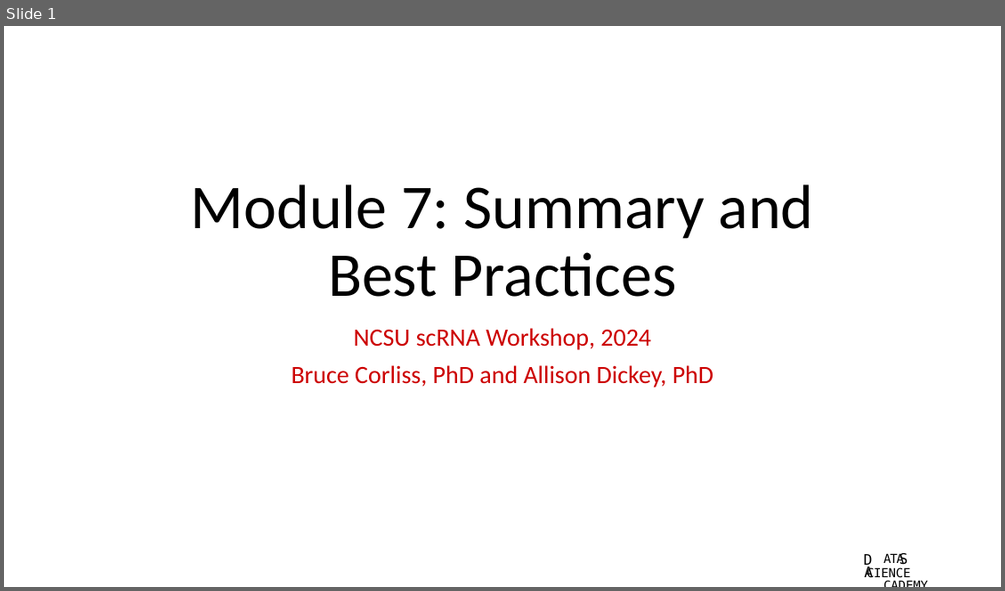
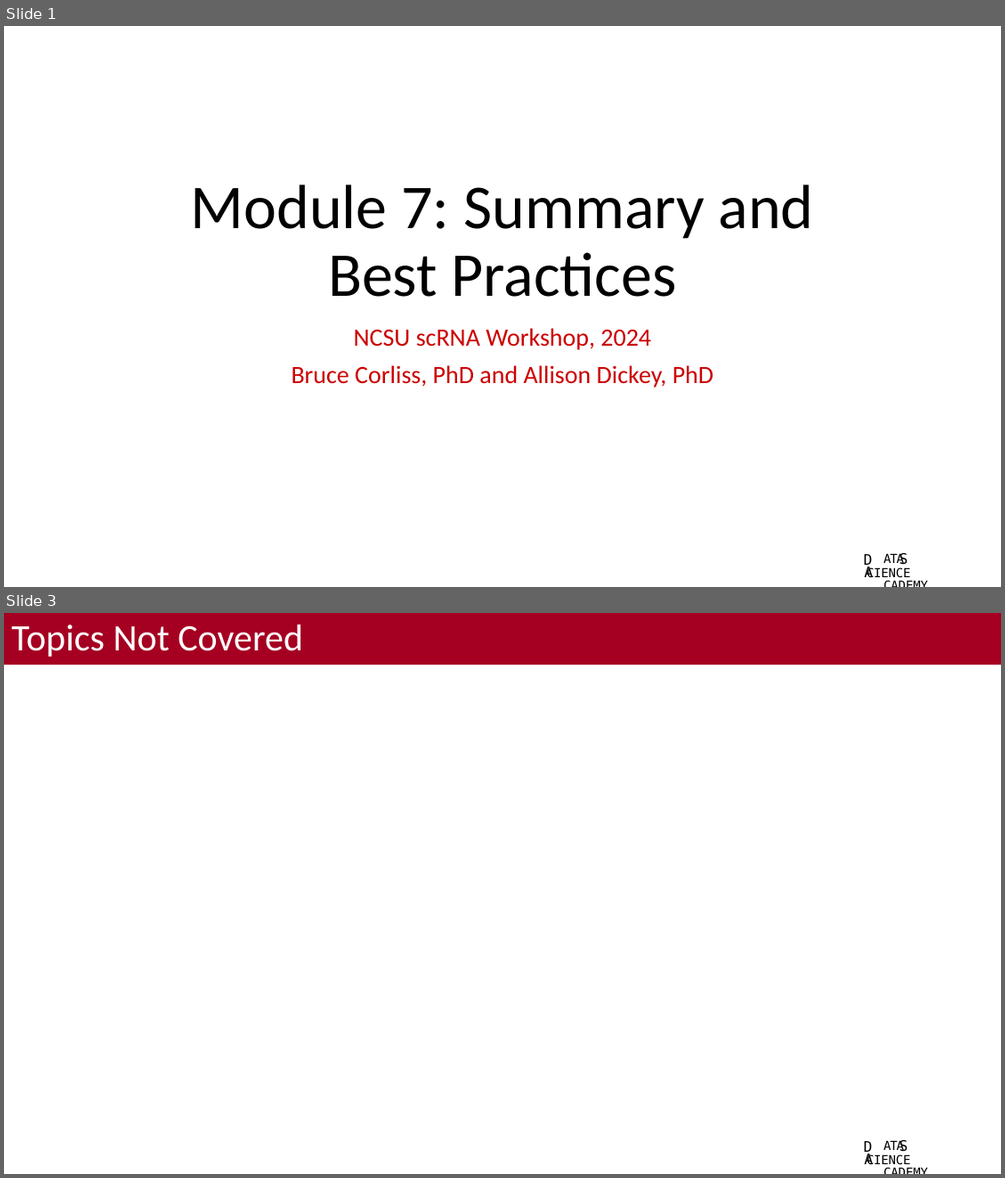
Before and after one commit to bacorli2/scrna_workshop, a slide deck: M7_Summary/M7_Best_Practices.pptx. Shown one above the other, each under a label of ours: slide 1 before the commit, slides 1 and 3 after it; the slides between them are not shown. The pictures are 1005x591 and 1005x1178 pixels, drawn with LibreOffice and Linux fonts; fonts in the diff are those of the drawing; background and template pictures are left out. Boxes give left, top, right and bottom in pixels: in the first picture for what was removed or moved away, otherwise in the second. Text is boxed around its words. In the diff, an @@ line names an element or a change of style, - is before the commit and + after.

```diff
--- a/M7_Summary/M7_Best_Practices.pptx
+++ b/M7_Summary/M7_Best_Practices.pptx
@@ slide 3 added at [4,613,1001,1174], background #FFFFFF; not listed: 4 template elements that a slide beside it also shows @@
@@ title added at [4,613,1001,665], fill #A50021, 36 pt, text #FFFFFF @@
+Topics Not Covered
```
Also in this commit, not shown: 5 other slides added, 2 slides removed.
